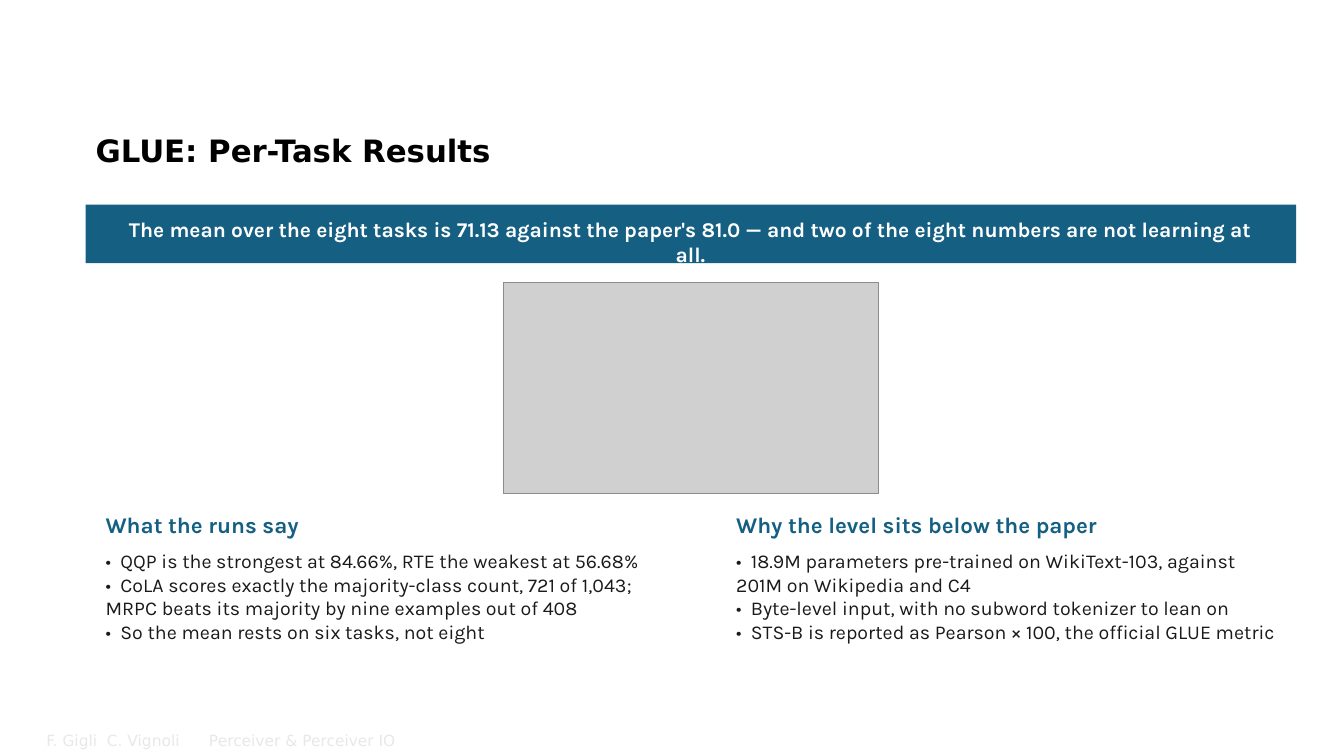
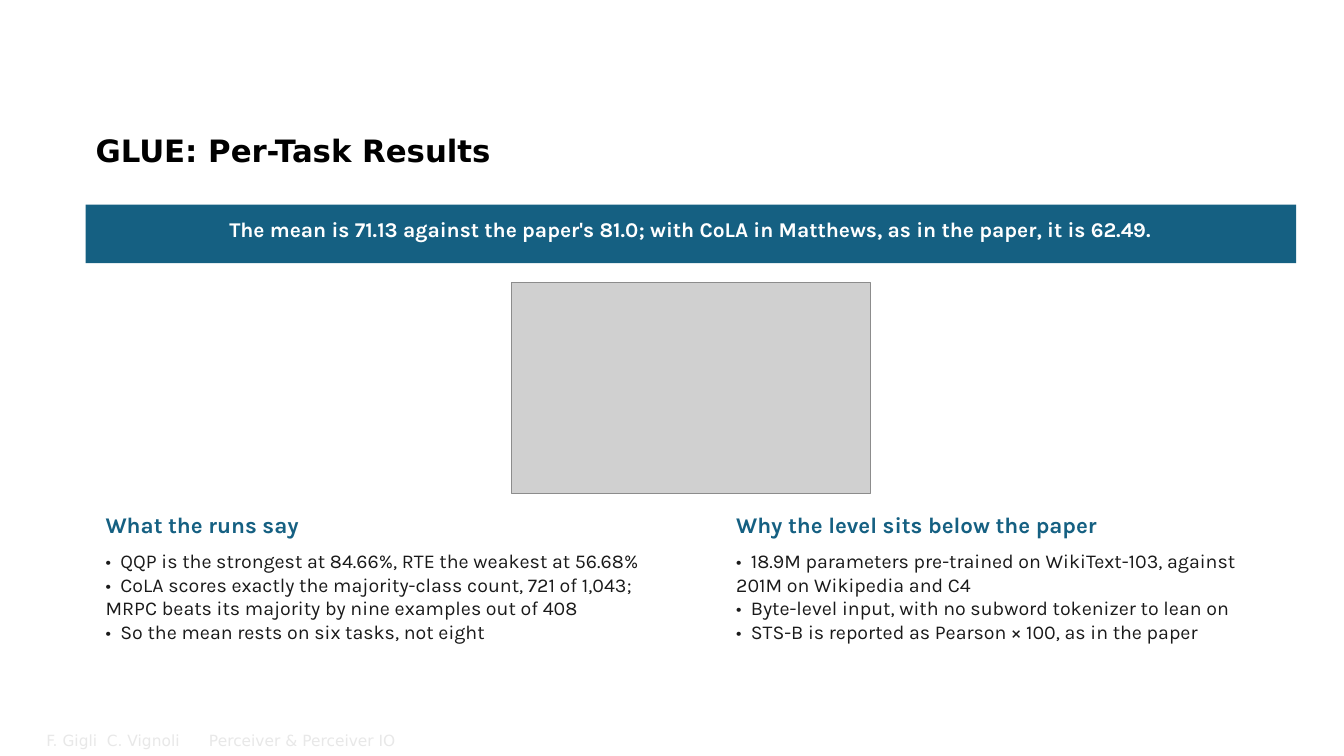
Before and after one commit to FrancescoGigli/Perceiver_project, a slide deck: slide 30 of sito/slide/Perceiver & Perceiver IO.pptx. Drawn at 1344x756 pixels with LibreOffice and Linux fonts; fonts in the diff are those of the drawing; grey boxes stand for pictures; background and template pictures are left out. Boxes give left, top, right and bottom in pixels: in the first picture for what was removed or moved away, otherwise in the second. Text is boxed around its words. In the diff, an @@ line names an element or a change of style, - is before the commit and + after.

Commit message:
Materiali allineati al codice e alla lezione rivista
Dispensa, deck beamer e deck PowerPoint, README e pagina iniziale dicono ora le stesse
cose della lezione, verificate su codice, log e PDF dei paper.

- Dispensa (220 pagine): cross-attention del nostro codice a 1 testa con d = 261
  (non 8 teste da 64), LayerNorm con radice di (sigma^2 + eps), residual del backward
  sommata a L' e non ai latenti normalizzati, init di default di PyTorch (niente Xavier),
  troncamento a +-2 sigma, Tab. 5 come "latent transformer essenziale", Tab. 6 completa,
  Fourier con frequenze equispaziate, Fig. 5 con i valori del grafico, Perceiver IO
  (84.5 con Fourier, patch audio, query da 1026, N e D non dichiarati), capitolo del
  progetto (e02 atteso per costruzione, seed che sposta lo split, CoLA in Matthews
  62.49/65.41, e23/e24/e27/e28 instabili, ModelNet40 senza banda, ResNet con la sua
  ricetta), riferimenti teorici (LSTM a 6 equazioni, LAMB, weight decay, dropout, He,
  equivarianza, softmax, flusso ottico e GLUE di IO).
- Beamer (41 pagine) e PowerPoint: stesse correzioni in inglese, formula del trust
  ratio, otto figure rigenerate da _diag/figure_risultati42.py (run instabili marcate,
  seed e split, ricette diverse, CoLA in Matthews); nuovo anello
  _diag/allinea_rev_20260927.py per il PowerPoint.
- README, progetto/README e pagina iniziale: numeri e cautele aggiornati (42 run su 42,
  59 voci di glossario, 41 pagine del deck, 220 della dispensa).
- Lezione: backward della LayerNorm, self-attention equivariante, e27 fra le run instabili.

```diff
--- a/sito/slide/Perceiver & Perceiver IO.pptx
+++ b/sito/slide/Perceiver & Perceiver IO.pptx
@@ text at (229, 222, 1151, 243): text changed @@
-The mean over the eight tasks is 71.13 against the paper's 81.0 — and two of the eight numbers are not learning at all.
+The mean is 71.13 against the paper's 81.0; with CoLA in Matthews, as in the paper, it is 62.49.
@@ picture: place and size @@
-picture at (503, 282, 878, 494)
+picture at (512, 282, 871, 494)
@@ text at (751, 625, 1198, 644): text changed @@
-• STS-B is reported as Pearson × 100, the official GLUE metric
+• STS-B is reported as Pearson × 100, as in the paper
```
Also in this commit, not shown: 25 other slides changed, 18 other files.
